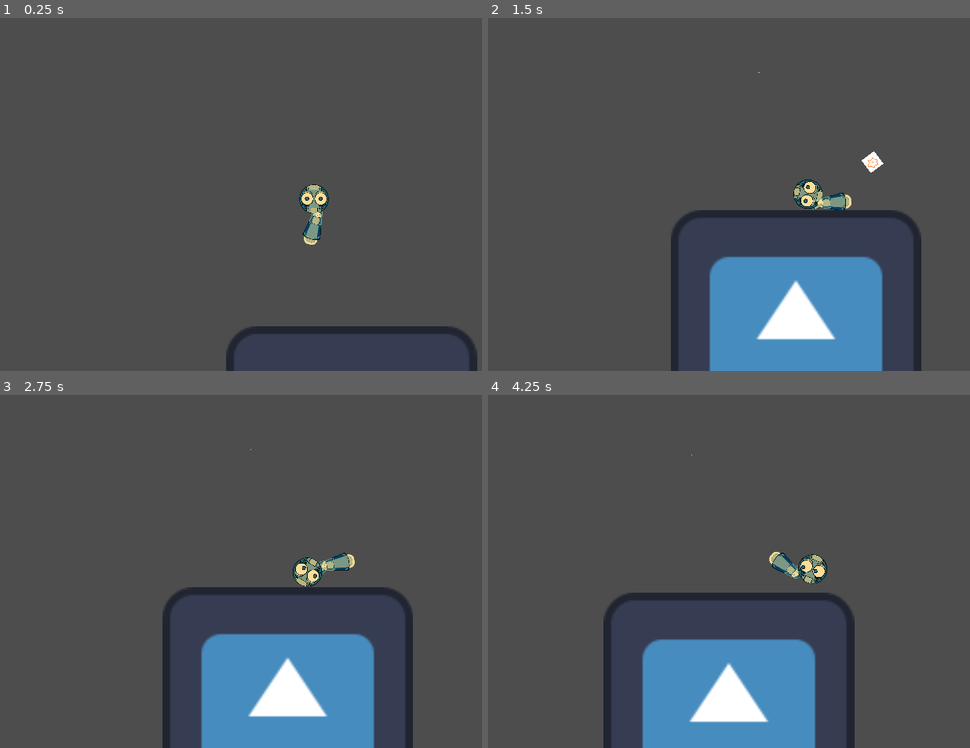
Above: before the commit, frames 1-4 (two rows, left to right).
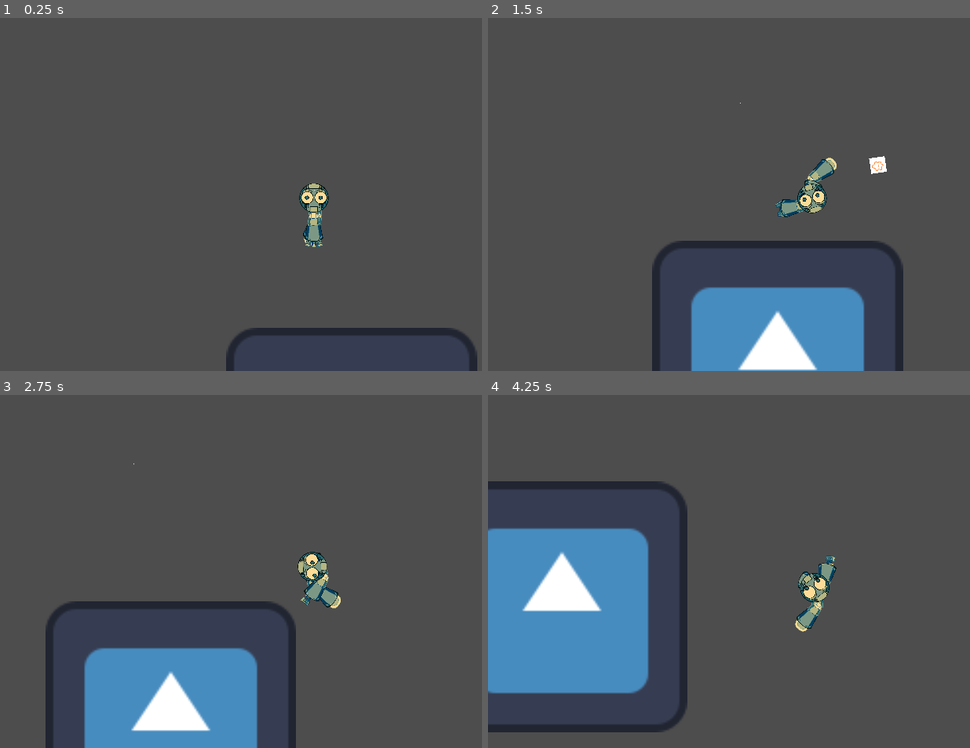
Above: after the commit, the same moments.

Repository: PiotrusWatson/MeetYourMaker
Game: Godot game, scene res://WorldScenes/PiotrusWorld.tscn
The game is run twice, just before and just after one commit, with the same random seed, the same clock (stepped at 60 frames per second) and the same inputs. The engine's default icon, where the game draws it, is replaced by a stand-in: a white triangle on a blue panel in a dark square.
Inputs (mouse positions are in pixels of both pictures, inside the frame that each line leads up to):
- Up to frame 1 (0.25 s): no input
- Up to frame 2 (1.5 s): move the mouse to (941, 176) at 0.52 s; hold Shift (Hover, bound only after the commit) 0.53-1.28 s; hold D (Right) from 0.53 s (still down); tap Space (Jump) at 0.77 s; move the mouse to (675, 212) at 1.27 s; click (675, 212) at 1.35 s
- Up to frame 3 (2.75 s): tap Space (Jump) at 1.52 s; tap Shift (Hover, bound only after the commit) at 1.55 s; move the mouse to (375, 493) at 2.02 s; release D (Right) at 2.03 s; hold A (Left) from 2.03 s (still down); hold Shift (Hover, bound only after the commit) from 2.03 s (still down)
- Up to frame 4 (4.25 s): move the mouse to (772, 642) at 2.77 s; release A (Left) at 2.78 s; release Shift (Hover, bound only after the commit) at 2.78 s; hold D (Right) from 2.78 s (still down); tap Shift (Hover, bound only after the commit) at 2.85, 3.8 s; tap Space (Jump) at 3.02, 3.77 s; move the mouse to (outside the picture) at 3.52 s; press the mouse at (outside the picture) at 3.53 s

The runs differ from the first frame. In frame 1, 0.7% of the frame differs, in the area x 48-97%, y 46-91%; in frame 2, 13%; in frame 3, 20%; in frame 4, 32%, in the area x 0-77%, y 16-100%.

Commit message:
made player have some rudimentary jet power

Diff:
--- /dev/null
+++ b/Scenes/Components/grounded_checker.tscn
@@ -0,0 +1,11 @@
+[gd_scene load_steps=2 format=3 uid="uid://7ux0lcew314j"]
+
+[sub_resource type="CircleShape2D" id="CircleShape2D_81rps"]
+radius = 177.064
+
+[node name="GroundedChecker" type="Area2D"]
+position = Vector2(0, 173.24)
+
+[node name="CollisionShape2D" type="CollisionShape2D" parent="."]
+shape = SubResource("CircleShape2D_81rps")
+debug_color = Color(0.835294, 0, 0.937255, 0.419608)
--- /dev/null
+++ b/Scenes/Components/hoverer.tscn
@@ -0,0 +1,15 @@
+[gd_scene load_steps=2 format=3 uid="uid://c5212rblg2onx"]
+
+[ext_resource type="Script" path="res://Scenes/Prefabs/Hoverer.gd" id="1_44vh3"]
+
+[node name="Hoverer" type="Node"]
+script = ExtResource("1_44vh3")
+
+[node name="HoverTime" type="Timer" parent="."]
+wait_time = 4.0
+one_shot = true
+
+[node name="RechargeTimer" type="Timer" parent="."]
+
+[connection signal="timeout" from="HoverTime" to="." method="_on_hover_time_timeout"]
+[connection signal="timeout" from="RechargeTimer" to="." method="_on_recharge_timer_timeout"]
--- a/Scenes/Placeholder/placeholder_floor.tscn
+++ b/Scenes/Placeholder/placeholder_floor.tscn
@@ -6,6 +6,8 @@
 
 [node name="PlaceholderFloor" type="StaticBody2D"]
 scale = Vector2(10, 10)
+collision_layer = 9
+collision_mask = 9
 
 [node name="CollisionShape2D" type="CollisionShape2D" parent="."]
 position = Vector2(3, -4)
--- /dev/null
+++ b/Scenes/Prefabs/Dandelion.gd
@@ -0,0 +1,11 @@
+extends Node2D
+
+
+# Called when the node enters the scene tree for the first time.
+func _ready():
+	pass # Replace with function body.
+
+
+# Called every frame. 'delta' is the elapsed time since the previous frame.
+func _process(delta):
+	pass
--- /dev/null
+++ b/Scenes/Prefabs/Dandelion/arm_segment_joint.tscn
@@ -0,0 +1,17 @@
+[gd_scene load_steps=3 format=3 uid="uid://c1fm5m2vno8vi"]
+
+[ext_resource type="PackedScene" uid="uid://dq4xekqth6v3v" path="res://Scenes/Prefabs/Variants/arm_segment.tscn" id="1_dhsgt"]
+[ext_resource type="Texture2D" uid="uid://28n5e8tjybob" path="res://Sprites/robot_joint.png" id="2_ik46p"]
+
+[node name="ArmSegment" instance=ExtResource("1_dhsgt")]
+visibility_layer = 2
+
+[node name="Sprite2D" parent="." index="0"]
+visibility_layer = 2
+
+[node name="Joint" type="Sprite2D" parent="." index="2"]
+visibility_layer = 2
+z_index = -1
+position = Vector2(0, -185.21)
+scale = Vector2(0.5, 0.5)
+texture = ExtResource("2_ik46p")
--- /dev/null
+++ b/Scenes/Prefabs/Dandelion/head.tscn
@@ -0,0 +1,16 @@
+[gd_scene load_steps=3 format=3 uid="uid://du21ih3do1tdk"]
+
+[ext_resource type="Texture2D" uid="uid://s6dpiob11kyv" path="res://Sprites/dandelion_head.png" id="1_uoia8"]
+
+[sub_resource type="CircleShape2D" id="CircleShape2D_w7ecq"]
+radius = 96.13
+
+[node name="Head" type="RigidBody2D"]
+mass = 0.01
+
+[node name="Sprite2D" type="Sprite2D" parent="."]
+texture = ExtResource("1_uoia8")
+
+[node name="CollisionShape2D" type="CollisionShape2D" parent="."]
+position = Vector2(0, -131.675)
+shape = SubResource("CircleShape2D_w7ecq")
--- /dev/null
+++ b/Scenes/Prefabs/Dandelion/leaf_right.tscn
@@ -0,0 +1,12 @@
+[gd_scene load_steps=2 format=3 uid="uid://cn7q1jrmxw45r"]
+
+[ext_resource type="PackedScene" uid="uid://c7yu0awuxd188" path="res://Scenes/Prefabs/leaf.tscn" id="1_cq4dk"]
+
+[node name="Leaf" instance=ExtResource("1_cq4dk")]
+
+[node name="Sprite2D" parent="." index="0"]
+flip_h = true
+
+[node name="CollisionShape2D" parent="." index="1"]
+position = Vector2(121.36, 77.42)
+rotation = -2.36143
--- /dev/null
+++ b/Scenes/Prefabs/Dandelion/stem.tscn
@@ -0,0 +1,16 @@
+[gd_scene load_steps=3 format=3 uid="uid://b602cxlk6hh0d"]
+
+[ext_resource type="Texture2D" uid="uid://bwwk3oeskebsm" path="res://Sprites/dandelion_stem.png" id="1_l1tc2"]
+
+[sub_resource type="CapsuleShape2D" id="CapsuleShape2D_gxr3j"]
+height = 125.7
+
+[node name="Stem" type="RigidBody2D"]
+mass = 0.01
+
+[node name="Sprite2D" type="Sprite2D" parent="."]
+texture = ExtResource("1_l1tc2")
+
+[node name="CollisionShape2D" type="CollisionShape2D" parent="."]
+position = Vector2(0, -58.605)
+shape = SubResource("CapsuleShape2D_gxr3j")
--- /dev/null
+++ b/Scenes/Prefabs/Hoverer.gd
@@ -0,0 +1,60 @@
+extends Node
+
+@export var hover_strength = 5.0
+@export var hover_position = Vector2.ZERO
+@export var rigidbody : RigidBody2D
+@export var recharge_amount = 2.0
+@onready var hover_timer = $HoverTime
+@onready var recharge_timer = $RechargeTimer
+var max_time
+var out_of_fuel = false
+var hovering = false
+
+func init(body):
+	rigidbody = body
+# Called when the node enters the scene tree for the first time.
+func _ready():
+	max_time = hover_timer.wait_time
+
+
+# Called every frame. 'delta' is the elapsed time since the previous frame.
+func _physics_process(delta):
+	if hover_timer.is_stopped() or out_of_fuel:
+		return
+	rigidbody.apply_central_force(Vector2.UP * hover_strength)
+
+func start_hovering():
+	hovering = true
+	stop_recharging()
+	hover_timer.start()
+func stop_hovering():
+	hovering = false
+	var current_time = hover_timer.time_left
+	hover_timer.stop()
+	hover_timer.wait_time = current_time
+
+func start_recharging():
+	if hovering:
+		return
+	recharge_timer.start()
+func stop_recharging():
+	recharge_timer.stop()
+
+
+	pass # Replace with function body
+
+
+
+
+
+func _on_hover_time_timeout():
+	hover_timer.wait_time = 0
+	out_of_fuel = true
+
+
+func _on_recharge_timer_timeout():
+	if hover_timer.wait_time < max_time:
+		hover_timer.wait_time += recharge_amount
+	else:
+		out_of_fuel = false
+		stop_recharging()
--- /dev/null
+++ b/Scenes/Prefabs/JetArm.gd
@@ -0,0 +1,28 @@
+extends Node2D
+
+@onready var hoverer = $Hoverer
+@onready var arm = $ArmSegment
+@onready var hand = $JetHand
+
+var is_pushing = false
+# Called when the node enters the scene tree for the first time.
+func _ready():
+	hoverer.init(arm)
+
+
+# Called every frame. 'delta' is the elapsed time since the previous frame.
+func _physics_process(delta):
+	if is_pushing:
+		hand.apply_central_force(Vector2.DOWN)
+
+func start_hover():
+	is_pushing = true
+	hoverer.start_hovering()
+
+func stop_hover():
+	is_pushing = false
+	hoverer.stop_hovering()
+
+
+func _on_grounded_checker_body_entered(body):
+	hoverer.start_recharging()
--- /dev/null
+++ b/Scenes/Prefabs/Variants/jet_hand.tscn
@@ -0,0 +1,21 @@
+[gd_scene load_steps=3 format=3 uid="uid://dqxyl16ebwfs3"]
+
+[ext_resource type="Texture2D" uid="uid://hsduse0lkvsh" path="res://Sprites/robot_jet_sprite.png" id="1_1vj1v"]
+
+[sub_resource type="CircleShape2D" id="CircleShape2D_sqa3t"]
+radius = 155.737
+
+[node name="JetHand" type="RigidBody2D"]
+z_index = -2
+position = Vector2(0, 433.715)
+collision_layer = 8
+collision_mask = 8
+mass = 0.05
+
+[node name="Sprite2D" type="Sprite2D" parent="."]
+scale = Vector2(0.5, 0.5)
+texture = ExtResource("1_1vj1v")
+
+[node name="CollisionShape2D" type="CollisionShape2D" parent="."]
+position = Vector2(0, 141.445)
+shape = SubResource("CircleShape2D_sqa3t")
--- /dev/null
+++ b/Scenes/Prefabs/leaf.tscn
@@ -0,0 +1,18 @@
+[gd_scene load_steps=3 format=3 uid="uid://c7yu0awuxd188"]
+
+[ext_resource type="Texture2D" uid="uid://c8yiee17kgx4i" path="res://Sprites/dandelion_leaf.png" id="1_bxs8d"]
+
+[sub_resource type="CapsuleShape2D" id="CapsuleShape2D_1ush0"]
+radius = 96.13
+height = 278.39
+
+[node name="Leaf" type="RigidBody2D"]
+mass = 0.01
+
+[node name="Sprite2D" type="Sprite2D" parent="."]
+texture = ExtResource("1_bxs8d")
+
+[node name="CollisionShape2D" type="CollisionShape2D" parent="."]
+position = Vector2(-129.945, 77.42)
+rotation = 2.66512
+shape = SubResource("CapsuleShape2D_1ush0")
--- a/Scenes/Prefabs/player.tscn
+++ b/Scenes/Prefabs/player.tscn
@@ -10,6 +10,12 @@
 [ext_resource type="PackedScene" uid="uid://2g6eudh8524k" path="res://Scenes/Components/jump_handler.tscn" id="7_a76qr"]
 [ext_resource type="PackedScene" uid="uid://1nsyv04ph5ji" path="res://Scenes/Components/health.tscn" id="8_xvlnc"]
 [ext_resource type="PackedScene" uid="uid://cef5y1yl3jcfo" path="res://Scenes/Prefabs/gun_arm.tscn" id="9_5cddh"]
+[ext_resource type="Script" path="res://Scenes/Prefabs/JetArm.gd" id="11_16nmi"]
+[ext_resource type="PackedScene" uid="uid://dq4xekqth6v3v" path="res://Scenes/Prefabs/Variants/arm_segment.tscn" id="11_l3cx4"]
+[ext_resource type="PackedScene" uid="uid://c1fm5m2vno8vi" path="res://Scenes/Prefabs/Dandelion/arm_segment_joint.tscn" id="12_7but4"]
+[ext_resource type="PackedScene" uid="uid://c5212rblg2onx" path="res://Scenes/Components/hoverer.tscn" id="14_ex260"]
+[ext_resource type="PackedScene" uid="uid://dqxyl16ebwfs3" path="res://Scenes/Prefabs/Variants/jet_hand.tscn" id="14_sffou"]
+[ext_resource type="PackedScene" uid="uid://7ux0lcew314j" path="res://Scenes/Components/grounded_checker.tscn" id="15_k6kw7"]
 
 [sub_resource type="CircleShape2D" id="CircleShape2D_yeoou"]
 radius = 243.19
@@ -73,8 +79,8 @@
 collision_mask = 128
 mass = 0.01
 gravity_scale = 0.0
-linear_damp = 100.0
-angular_damp = 100.0
+linear_damp = 60.0
+angular_damp = 60.0
 
 [node name="Sprite2D" type="Sprite2D" parent="Head/GooglyEyes/LeftPupil"]
 position = Vector2(109.17, -42)
@@ -89,8 +95,8 @@
 collision_mask = 128
 mass = 0.01
 gravity_scale = 0.0
-linear_damp = 100.0
-angular_damp = 100.0
+linear_damp = 60.0
+angular_damp = 60.0
 
 [node name="Sprite2D" type="Sprite2D" parent="Head/GooglyEyes/RightPupil"]
 position = Vector2(109.17, -42)
@@ -129,8 +135,49 @@
 [node name="Health" parent="." instance=ExtResource("8_xvlnc")]
 
 [node name="GunArm" parent="." node_paths=PackedStringArray("body_to_attach") instance=ExtResource("9_5cddh")]
+z_index = -4
+position = Vector2(0, 18.595)
 body_to_attach = NodePath("..")
+
+[node name="JetArm" type="Node2D" parent="."]
+z_index = -1
+position = Vector2(0, 82.53)
+script = ExtResource("11_16nmi")
+
+[node name="ArmSegment" parent="JetArm" instance=ExtResource("11_l3cx4")]
+rotation = 3.14159
+mass = 0.4
+gravity_scale = 1.0
+
+[node name="ArmSegment2" parent="JetArm" instance=ExtResource("12_7but4")]
+visibility_layer = 8
+position = Vector2(-2, 399.47)
+gravity_scale = 1.0
+
+[node name="JetHand" parent="JetArm" instance=ExtResource("14_sffou")]
+
+[node name="GroundedChecker" parent="JetArm/JetHand" instance=ExtResource("15_k6kw7")]
+collision_mask = 8
+
+[node name="PlayerArm" type="PinJoint2D" parent="JetArm"]
+position = Vector2(0, -0.57)
+node_a = NodePath("../..")
+node_b = NodePath("../ArmSegment")
+
+[node name="ArmArm2" type="PinJoint2D" parent="JetArm"]
+position = Vector2(0, 199.955)
+node_a = NodePath("../ArmSegment")
+node_b = NodePath("../ArmSegment2")
+
+[node name="Arm2Hand" type="PinJoint2D" parent="JetArm"]
+position = Vector2(0, 610.56)
+node_a = NodePath("../ArmSegment2")
+node_b = NodePath("../JetHand")
+
+[node name="Hoverer" parent="JetArm" instance=ExtResource("14_ex260")]
+hover_strength = 10000.0
 
 [connection signal="animation_finished" from="Spring" to="." method="_on_spring_animation_finished"]
 [connection signal="dead" from="Health" to="." method="_on_health_dead"]
 [connection signal="hurt" from="Health" to="." method="_on_health_hurt"]
+[connection signal="body_entered" from="JetArm/JetHand/GroundedChecker" to="JetArm" method="_on_grounded_checker_body_entered"]
--- /dev/null
+++ b/Scenes/dandelion.tscn
@@ -0,0 +1,68 @@
+[gd_scene load_steps=6 format=3 uid="uid://brv1ks0h8xi82"]
+
+[ext_resource type="Script" path="res://Scenes/Prefabs/Dandelion.gd" id="1_y51t1"]
+[ext_resource type="PackedScene" uid="uid://b602cxlk6hh0d" path="res://Scenes/Prefabs/Dandelion/stem.tscn" id="2_mtjis"]
+[ext_resource type="PackedScene" uid="uid://du21ih3do1tdk" path="res://Scenes/Prefabs/Dandelion/head.tscn" id="3_fnyf2"]
+[ext_resource type="PackedScene" uid="uid://c7yu0awuxd188" path="res://Scenes/Prefabs/leaf.tscn" id="4_0ak50"]
+[ext_resource type="PackedScene" uid="uid://cn7q1jrmxw45r" path="res://Scenes/Prefabs/Dandelion/leaf_right.tscn" id="5_4fp31"]
+
+[node name="Dandelion" type="Node2D"]
+position = Vector2(0, -431.535)
+script = ExtResource("1_y51t1")
+
+[node name="Base" parent="." instance=ExtResource("2_mtjis")]
+position = Vector2(0, 235.415)
+gravity_scale = 0.0
+linear_damp = 1.0
+angular_damp = 1.0
+
+[node name="Head" parent="." instance=ExtResource("3_fnyf2")]
+z_index = 2
+linear_damp = 1.0
+angular_damp = 1.0
+
+[node name="Stem" parent="." instance=ExtResource("2_mtjis")]
+gravity_scale = 0.0
+
+[node name="Stem2" parent="." instance=ExtResource("2_mtjis")]
+position = Vector2(0, 121.32)
+gravity_scale = 0.0
+
+[node name="Leaf" parent="." instance=ExtResource("4_0ak50")]
+gravity_scale = 0.0
+
+[node name="Leaf2" parent="." instance=ExtResource("5_4fp31")]
+gravity_scale = 0.0
+
+[node name="BaseRobo" type="PinJoint2D" parent="."]
+position = Vector2(0, 219.795)
+node_a = NodePath("../..")
+node_b = NodePath("../Base")
+angular_limit_lower = -1.14145
+angular_limit_upper = 1.07861
+
+[node name="BaseStem2" type="PinJoint2D" parent="."]
+position = Vector2(0, 117.35)
+node_a = NodePath("../Base")
+node_b = NodePath("../Stem2")
+angular_limit_lower = -1.20602
+angular_limit_upper = 1.14319
+
+[node name="Stem2Stem" type="PinJoint2D" parent="."]
+node_a = NodePath("../Stem2")
+node_b = NodePath("../Stem")
+
+[node name="StemHead" type="PinJoint2D" parent="."]
+position = Vector2(0, -128.59)
+node_a = NodePath("../Stem")
+node_b = NodePath("../Head")
+
+[node name="BaseLeaf" type="PinJoint2D" parent="."]
+position = Vector2(0, 222.125)
+node_a = NodePath("../Base")
+node_b = NodePath("../Leaf")
+
+[node name="BaseLeaf2" type="PinJoint2D" parent="."]
+position = Vector2(0, 221.17)
+node_a = NodePath("../Base")
+node_b = NodePath("../Leaf2")
--- a/Scripts/JumpHandler.gd
+++ b/Scripts/JumpHandler.gd
@@ -12,6 +12,8 @@
 var player_rigidbody
 var jump_strength
 var grounded = false
+
+signal hit_ground
 
 
 func _ready():
@@ -59,6 +61,7 @@
 
 func _on_body_entered(body):
 	grounded = true
+	hit_ground.emit()
 
 func _on_body_exited(body):
 	grounded = false
--- a/Scripts/Player.gd
+++ b/Scripts/Player.gd
@@ -5,6 +5,8 @@
 @onready var spring_animator = $Spring
 @onready var health = $Health
 @onready var arm_joint = $GunArm
+@onready var jet_arm = $JetArm
+
 var horizontal = 0
 var mouse_pos
 
@@ -25,6 +27,11 @@
 		charge_jump()
 	elif event.is_action_released("Jump"):
 		jump()
+
+	if event.is_action_pressed("Hover"):
+		jet_arm.start_hover()
+	elif event.is_action_released("Hover"):
+		jet_arm.stop_hover()
 
 	if event.is_action_pressed("Shoot"):
 		arm_joint.shoot()
--- a/project.godot
+++ b/project.godot
@@ -49,3 +49,8 @@
 "events": [Object(InputEventMouseButton,"resource_local_to_scene":false,"resource_name":"","device":-1,"window_id":0,"a …(256 unchanged characters)…
 ]
 }
+Hover={
+"deadzone": 0.5,
+"events": [Object(InputEventKey,"resource_local_to_scene":false,"resource_name":"","device":-1,"window_id":0,"alt_pressed":false,"shift_pressed":false,"ctrl_pressed":false,"meta_pressed":false,"pressed":false,"keycode":0,"physical_keycode":4194325,"key_label":0,"unicode":0,"echo":false,"script":null)
+]
+}
Not shown: 1 places in Scenes/Prefabs/player.tscn that only renumber resources
Binary file added: Sprites/dandelion_head.png
Not shown, added: Sprites/dandelion_head.png.import
Binary file added: Sprites/dandelion_leaf.png
Not shown, added: Sprites/dandelion_leaf.png.import
Binary file added: Sprites/dandelion_stem.png
Not shown, added: Sprites/dandelion_stem.png.import
